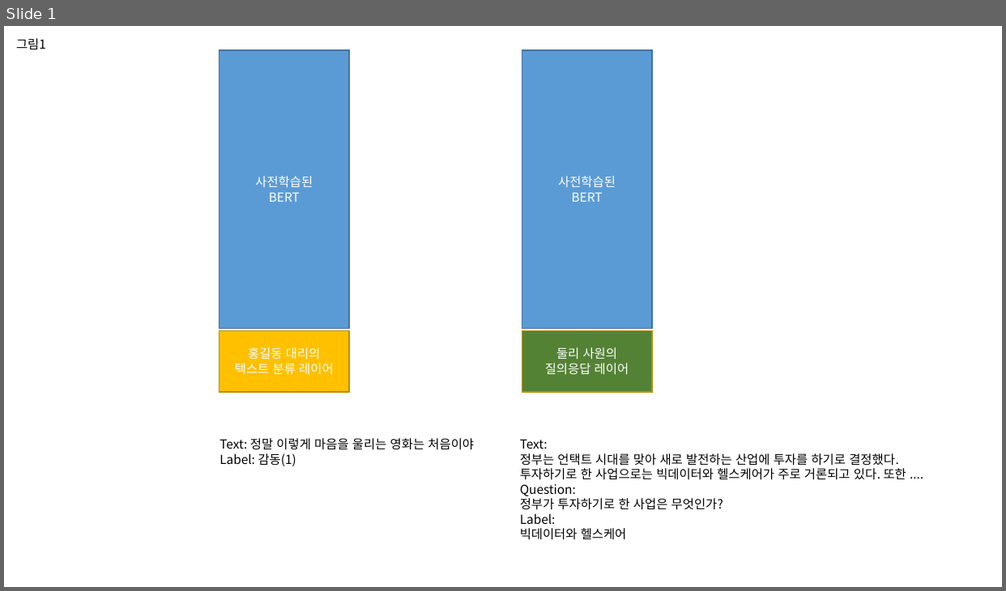
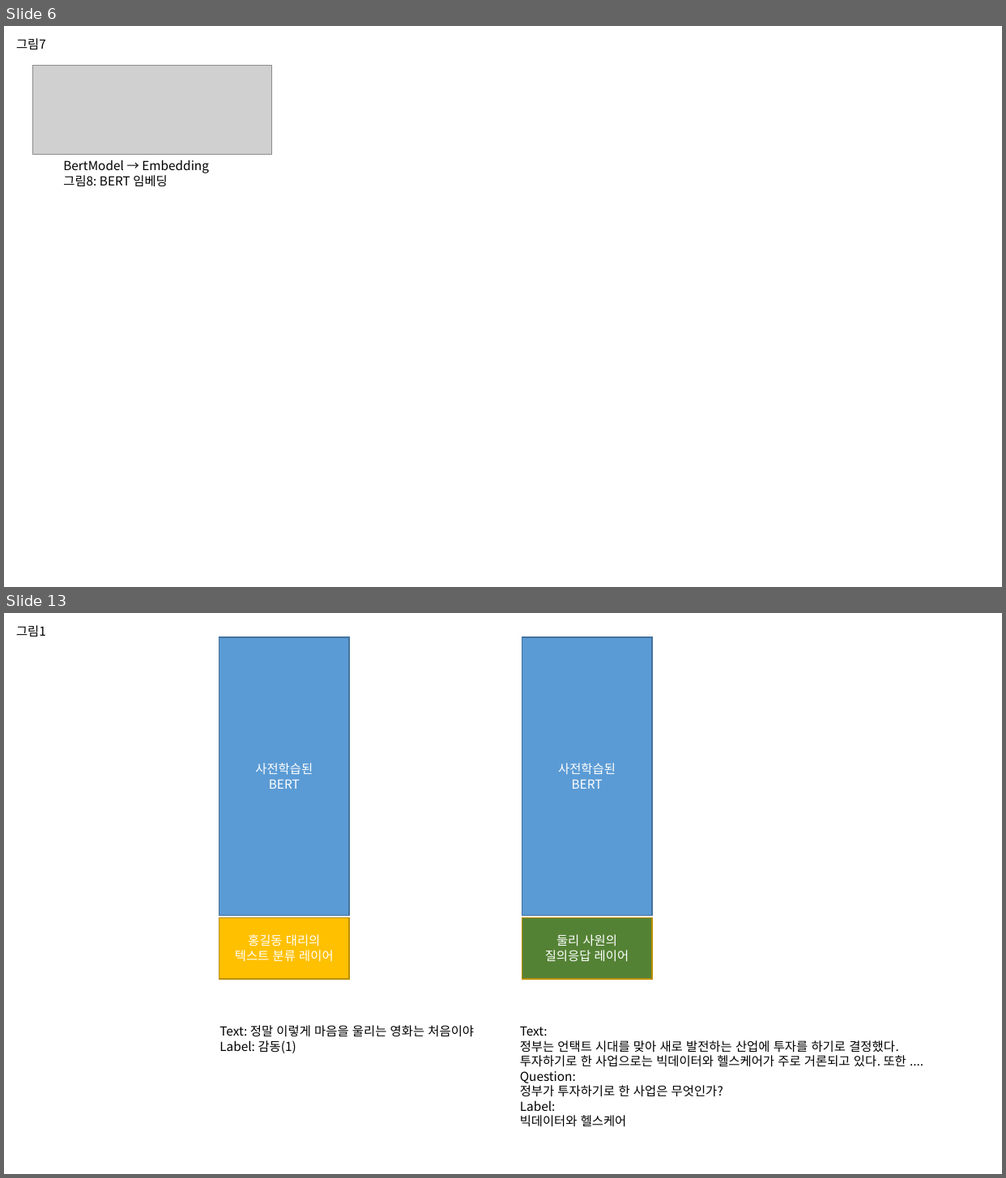
Before and after one commit to jinkilee/hello-transformer, a slide deck: draft/chapter5.pptx. Shown one above the other, each under a label of ours: slide 1 before the commit, slides 6 and 13 after it; the slides between them are not shown. The pictures are 1006x591 and 1006x1178 pixels, drawn with LibreOffice and Linux fonts; fonts in the diff are those of the drawing; grey boxes stand for pictures. Boxes give left, top, right and bottom in pixels: in the first picture for what was removed or moved away, otherwise in the second. Text is boxed around its words. In the diff, an @@ line names an element or a change of style, - is before the commit and + after.

```diff
--- a/draft/chapter5.pptx
+++ b/draft/chapter5.pptx
@@ slide 6 added at <box>4,26,1002,587</box>, background #FFFFFF @@
@@ text added at <box>16,38,46,49</box>, 12 pt, text #000000 @@
+그림7
@@ picture added at <box>32,65,272,155</box> @@
@@ text added at <box>63,160,209,187</box>, 12 pt, text #000000 @@
+BertModel → Embedding
+그림8: BERT 임베딩
@@ what was slide 1 is now slide 13 @@
```
Also in this commit, not shown: 8 slides changed, 4 other slides added, 1 other file.
